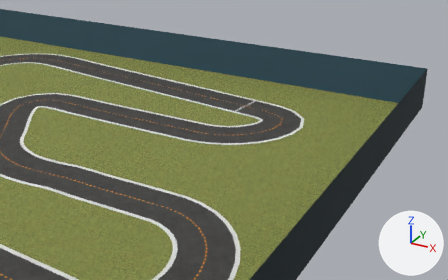
One commit to the COLLADA model bundle/deepracer_simulation_environment/share/deepracer_simulation_environment/meshes/arctic_pro_cw/arctic_pro_cw.dae: the scene before it, then after it.
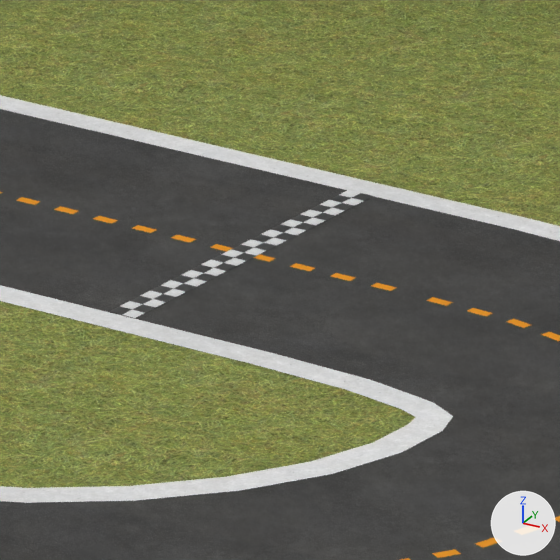
Each version appears first from a 50 mm camera at (13.35, -9.44, 5.5) aimed at (6.45, 3.1, -0.77), and next in a close-up on the part from 50% to 61% of the width and 30% to 47% of the height. Lighting does not change. The marker at lower right points along +X, +Y and +Z. Where no turn or scale is listed for an object, it has been applied to the vertices.

The first close-up shows 'StartLine', 'cl', 'field', 'il', 'ol', 'road'.
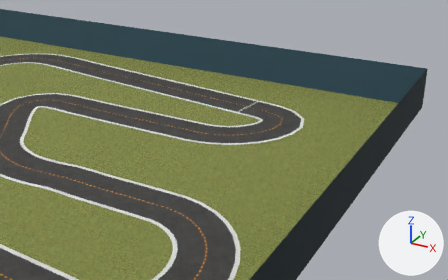
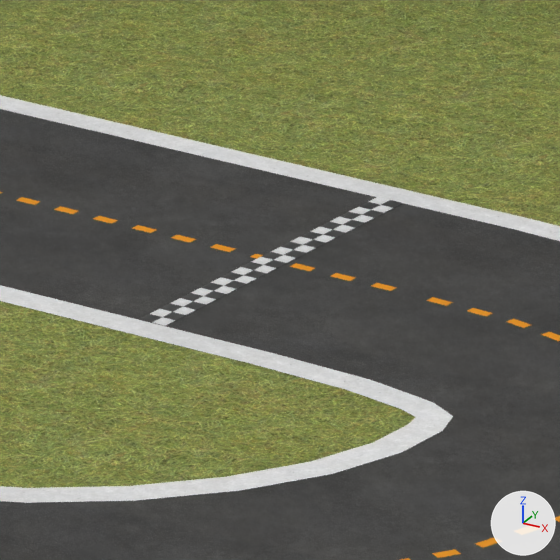
Commit message: Arctic Pro: Updated route and start line

Boxes (x1, y1, x2, y2) around the edits, measured in the close-ups (560 x 560 px):
'StartLine', moved
    before: (109, 190, 373, 318)
    after: (140, 197, 402, 326)

The change, as a list of edits to the scene's bpy script:
```text
Change ob_startline:
    ob_startline.location: (6.749, 3.676, 0.002) -> (6.824, 3.667, 0.002)
```
